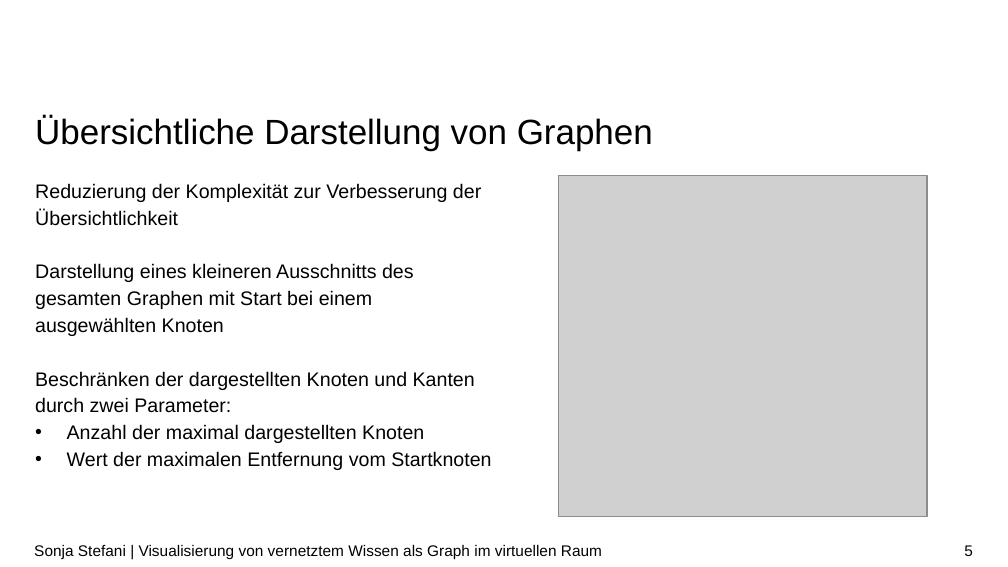
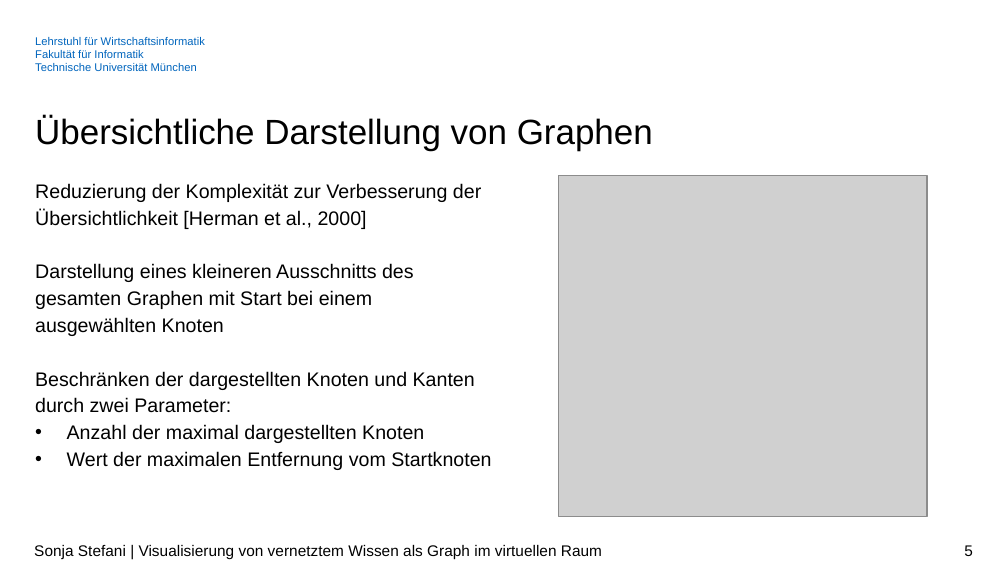
Before and after one commit to SonjaSt/knowledge-visualization-vr, a slide deck: slide 5 of Dokumente/Zwischenpraesentation_BA.pptx. Drawn at 1008x567 pixels with LibreOffice and Linux fonts; fonts in the diff are those of the drawing; grey boxes stand for pictures; background and template pictures are left out. Boxes give left, top, right and bottom in pixels: in the first picture for what was removed or moved away, otherwise in the second. Text is boxed around its words. In the diff, an @@ line names an element or a change of style, - is before the commit and + after.

```diff
--- a/Dokumente/Zwischenpraesentation_BA.pptx
+++ b/Dokumente/Zwischenpraesentation_BA.pptx
@@ text added at box(35, 37, 205, 71), 8 pt, text #0065BD @@
+Lehrstuhl für Wirtschaftsinformatik
+Fakultät für Informatik
+Technische Universität München
@@ text at box(35, 183, 481, 229): text changed @@
-Reduzierung der Komplexität zur Verbesserung der Übersichtlichkeit
+Reduzierung der Komplexität zur Verbesserung der Übersichtlichkeit [Herman et al., 2000]
```
Also in this commit, not shown: 10 other slides changed, 8 slides added, 30 other files.
